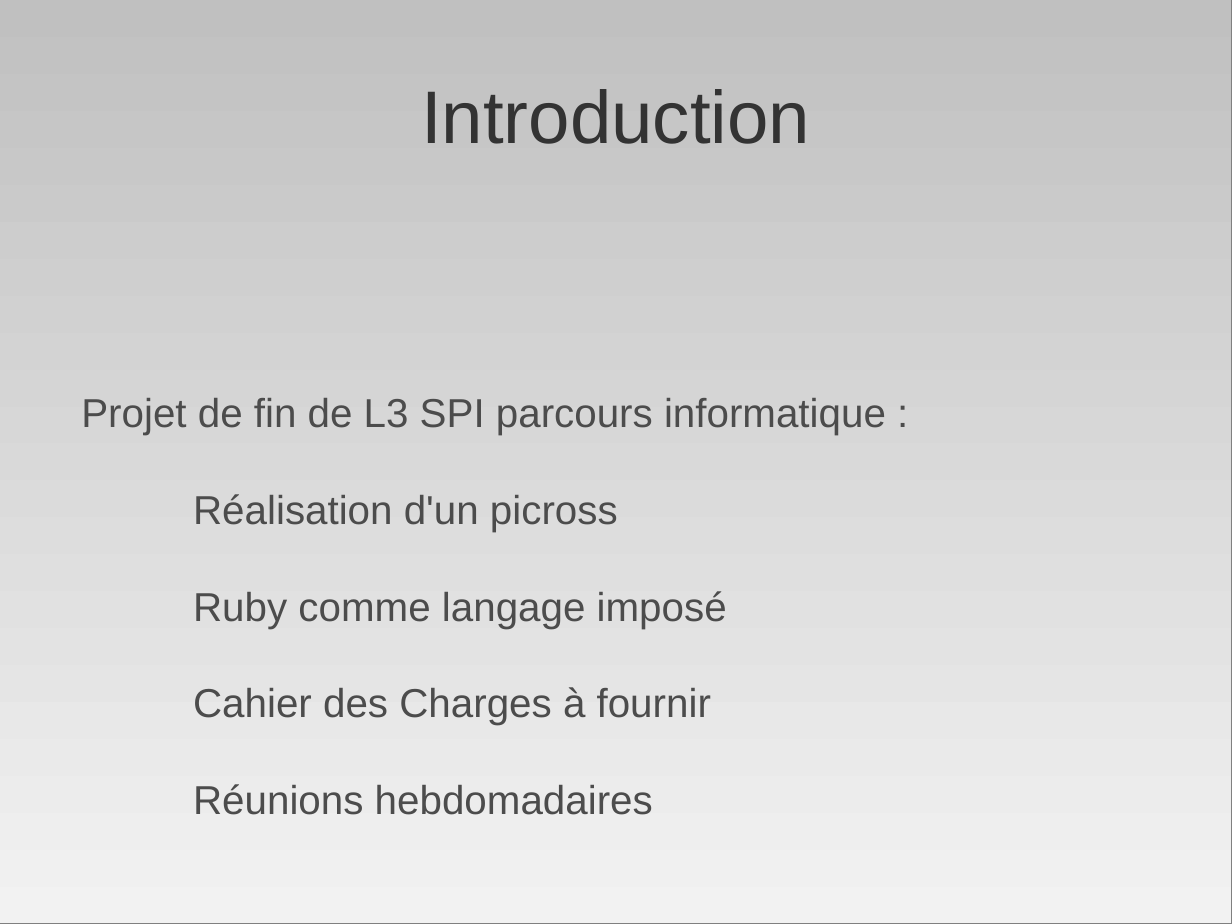
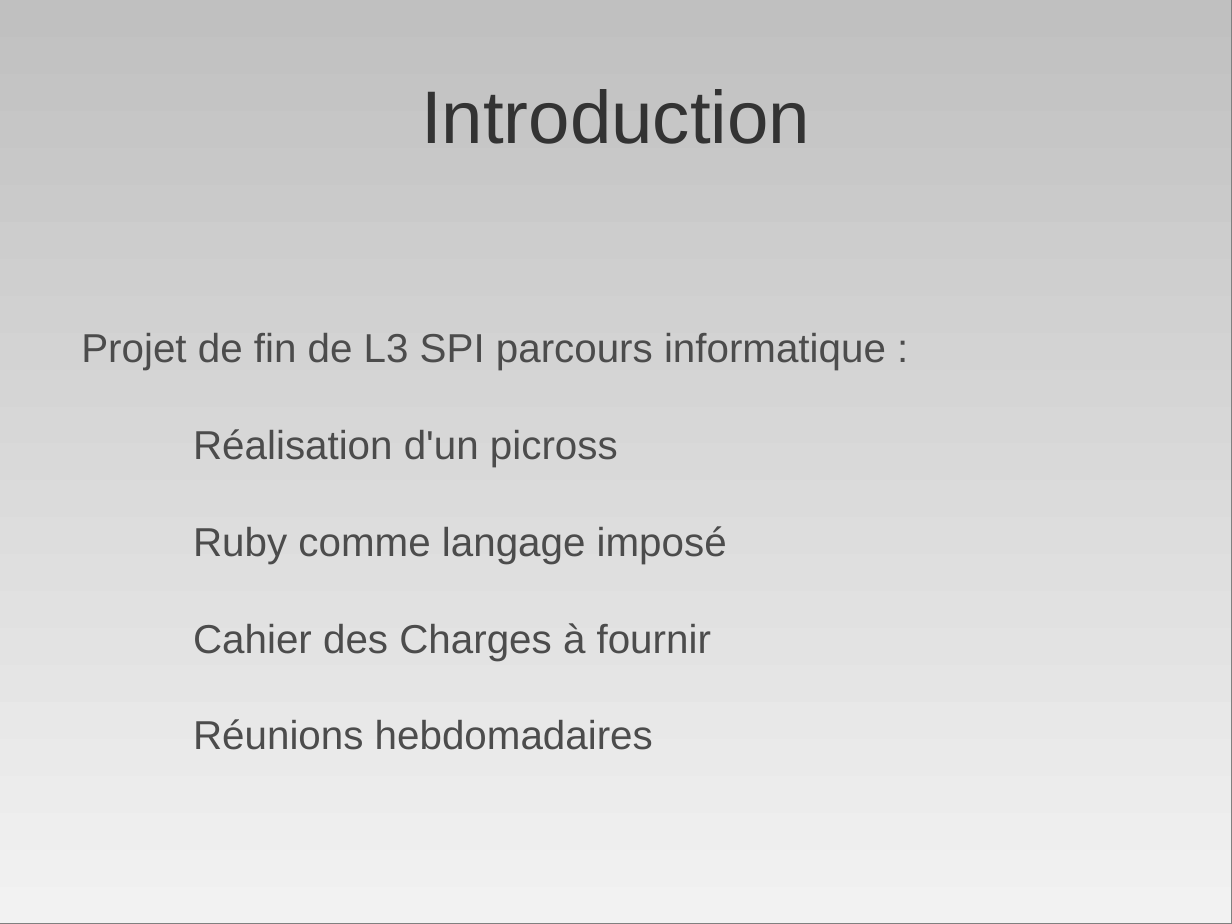
Before and after one commit to AniceK/craketeam, a slide deck: slide 4 of Documentation/Presentation/diapo_craketeam.odp. Drawn at 1232x924 pixels with LibreOffice and Linux fonts; fonts in the diff are those of the drawing. Boxes give left, top, right and bottom in pixels: in the first picture for what was removed or moved away, otherwise in the second. Text is boxed around its words. In the diff, an @@ line names an element or a change of style, - is before the commit and + after.

```diff
--- a/Documentation/Presentation/diapo_craketeam.odp
+++ b/Documentation/Presentation/diapo_craketeam.odp
@@ text "Projet de fin de L3 ...": place and size @@
-text "Projet de fin de L3 ..." at (81, 398, 886, 815)
+text "Projet de fin de L3 ..." at (81, 333, 886, 750)
```
Also in this commit, not shown: 1 other slide changed.
